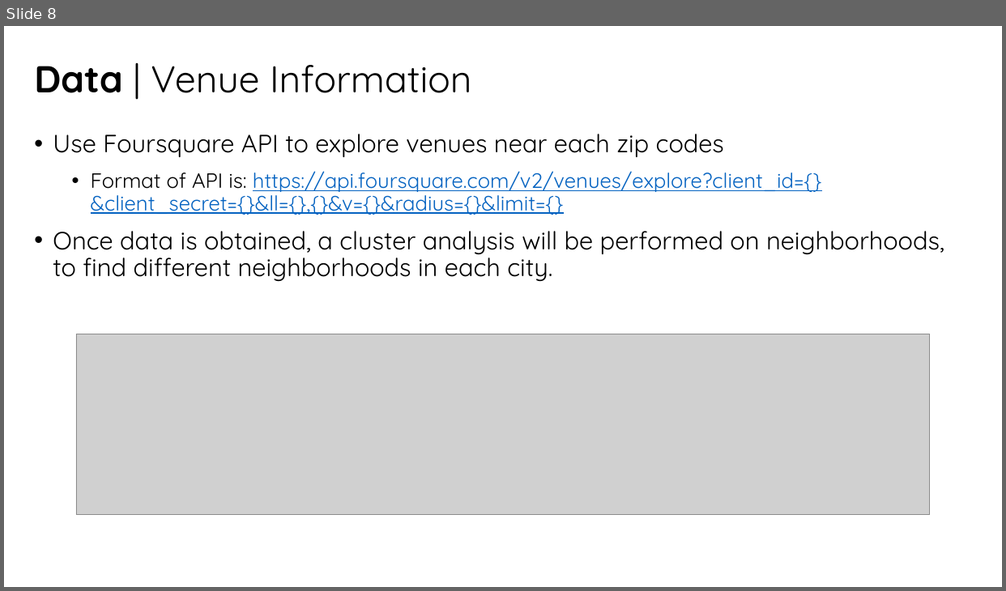
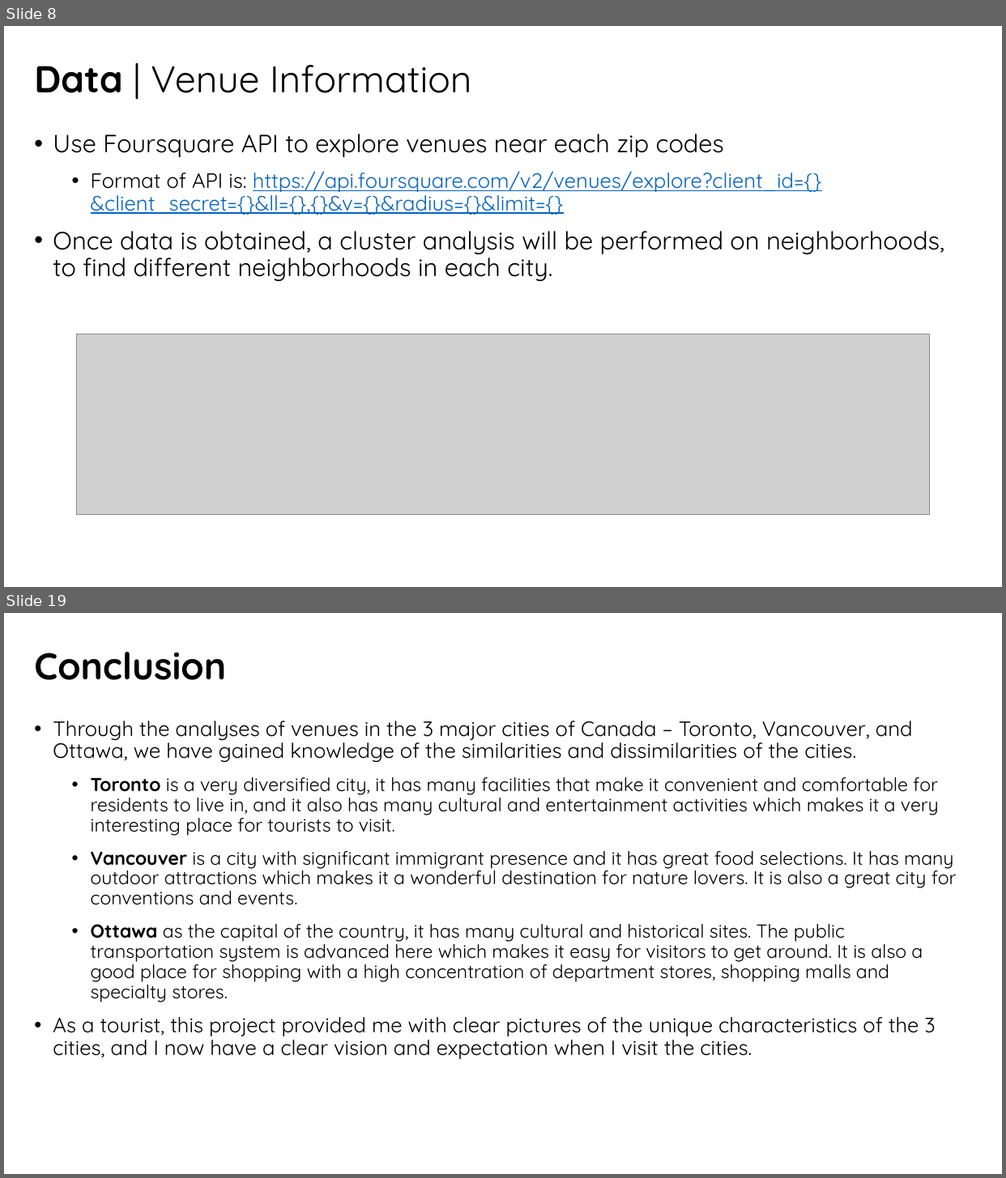
Before and after one commit to audrey-wj/Coursera_Capstone, a slide deck: Battle of Neighborhoods/Coursera Capstone_Battle of Neighborhoods.pptx. Shown one above the other, each under a label of ours: slide 8 before the commit, slides 8 and 19 after it; the slides between them are not shown. The pictures are 1006x591 and 1006x1178 pixels, drawn with LibreOffice and Linux fonts; fonts in the diff are those of the drawing; grey boxes stand for pictures. Boxes give left, top, right and bottom in pixels: in the first picture for what was removed or moved away, otherwise in the second. Text is boxed around its words. In the diff, an @@ line names an element or a change of style, - is before the commit and + after.

```diff
--- a/Battle of Neighborhoods/Coursera Capstone_Battle of Neighborhoods.pptx
+++ b/Battle of Neighborhoods/Coursera Capstone_Battle of Neighborhoods.pptx
@@ slide 19 added at [4, 613, 1002, 1174], background #FFFFFF @@
@@ title added at [34, 652, 226, 680], 36 pt, text #000000, bold @@
+Conclusion
@@ text added at [53, 721, 957, 1059], 18 pt, text #000000 @@
+• Through the analyses of venues in the 3 major cities of Canada – Toronto, Vancouver, and Ottawa, we have gained knowledge of the similarities and dissimilarities of the cities.
+  • Toronto is a very diversified city, it has many facilities that make it convenient and comfortable for residents to live in, and it also has many cultural and entertainment activities which makes it a very interesting place for tourists to visit.
+  • Vancouver is a city with significant immigrant presence and it has great food selections. It has many outdoor attractions which makes it a wonderful destination for nature lovers. It is also a great city for conventions and events.
+  • Ottawa as the capital of the country, it has many cultural and historical sites. The public transportation system is advanced here which makes it easy for visitors to get around. It is also a good place for shopping with a high concentration of department stores, shopping malls and specialty stores.
+• As a tourist, this project provided me with clear pictures of the unique characteristics of the 3 cities, and I now have a clear vision and expectation when I visit the cities.
```
Also in this commit, not shown: 1 slide changed, 10 other slides added, 1 slide removed, 1 other file.
